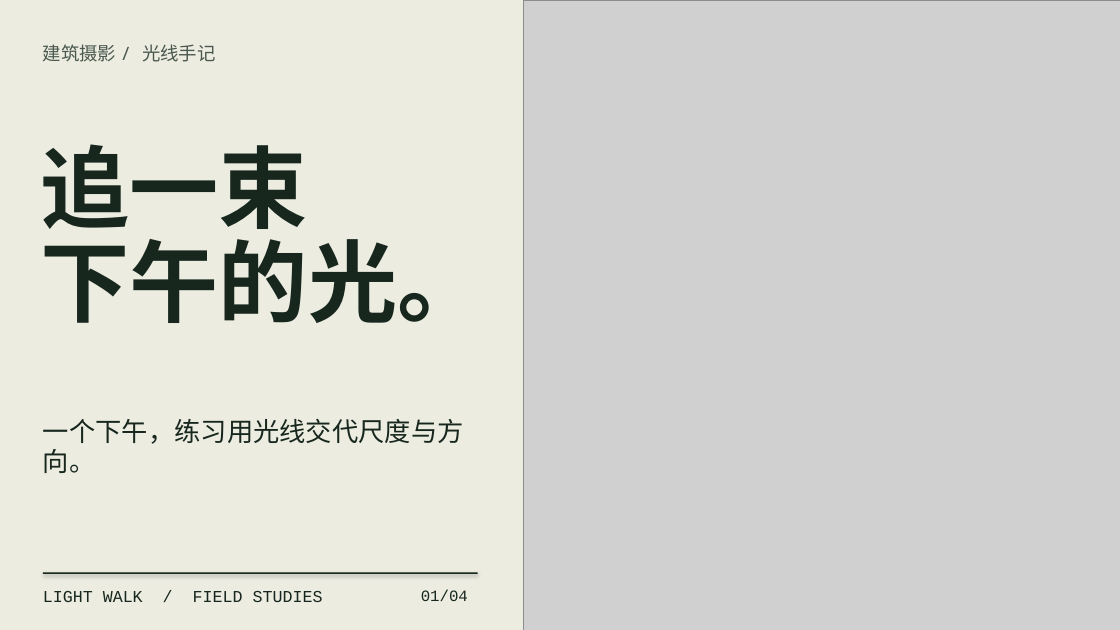
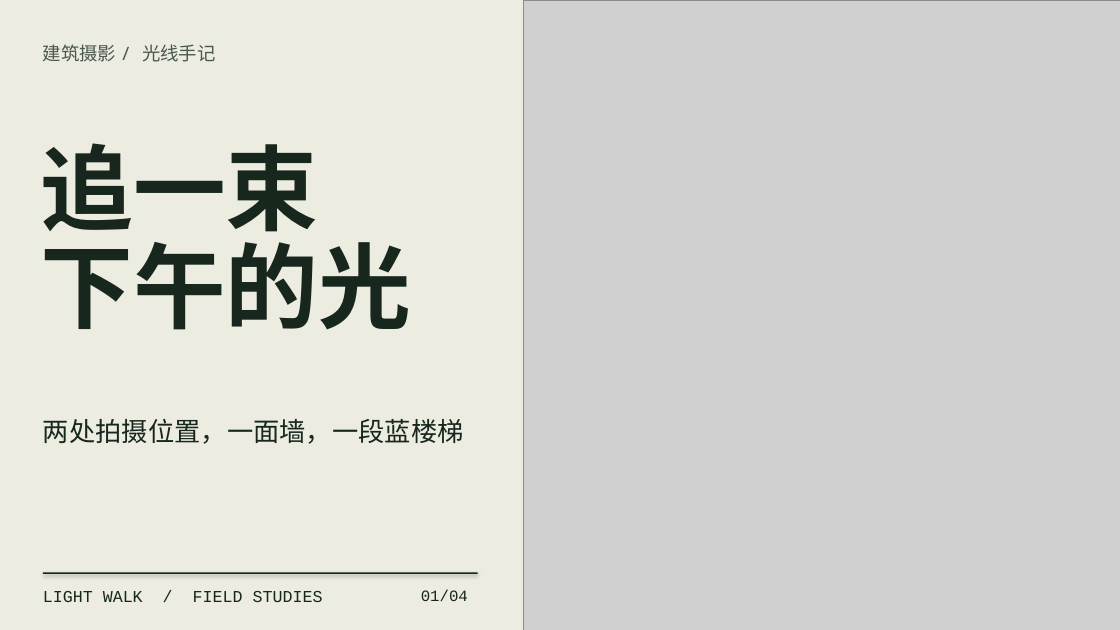
Before and after one commit to joeymilano/joey-design, a slide deck: slide 1 of docs/lightwalk-deck-zh.pptx. Drawn at 1120x630 pixels with LibreOffice and Linux fonts; fonts in the diff are those of the drawing; grey boxes stand for pictures. Boxes give left, top, right and bottom in pixels: in the first picture for what was removed or moved away, otherwise in the second. Text is boxed around its words. In the diff, an @@ line names an element or a change of style, - is before the commit and + after.

```diff
--- a/docs/lightwalk-deck-zh.pptx
+++ b/docs/lightwalk-deck-zh.pptx
@@ text at box(40, 143, 318, 246): size 76.5 to 79.5 pt in "追一束"; line spacing 81pt to 84pt @@
@@ text at box(40, 227, 411, 330): text changed; size 76.5 to 79.5 pt @@
-下午的光。
+下午的光
@@ text at box(43, 419, 464, 444): text changed @@
-一个下午，练习用光线交代尺度与方
-向。
+两处拍摄位置，一面墙，一段蓝楼梯
```
Also in this commit, not shown: 3 other slides changed, 23 other files.
